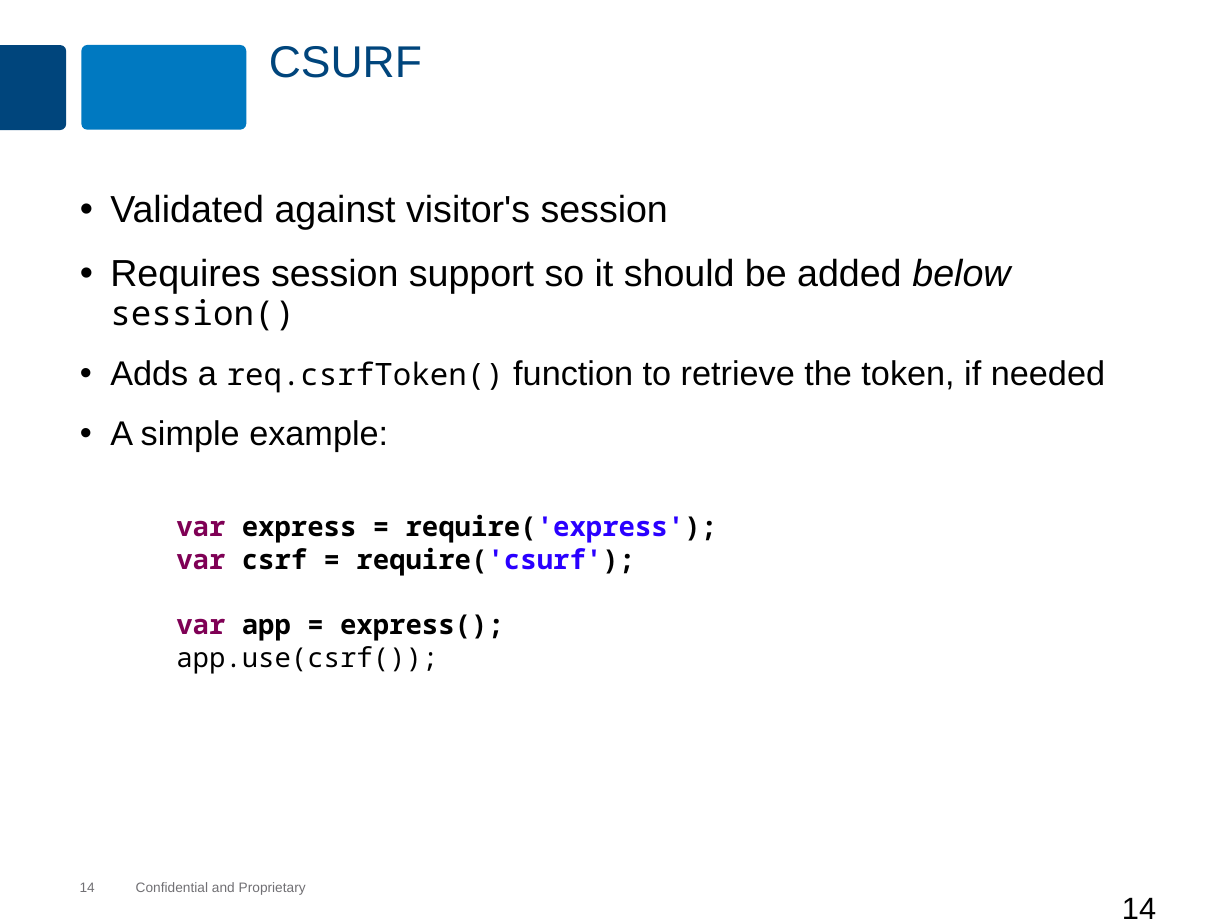
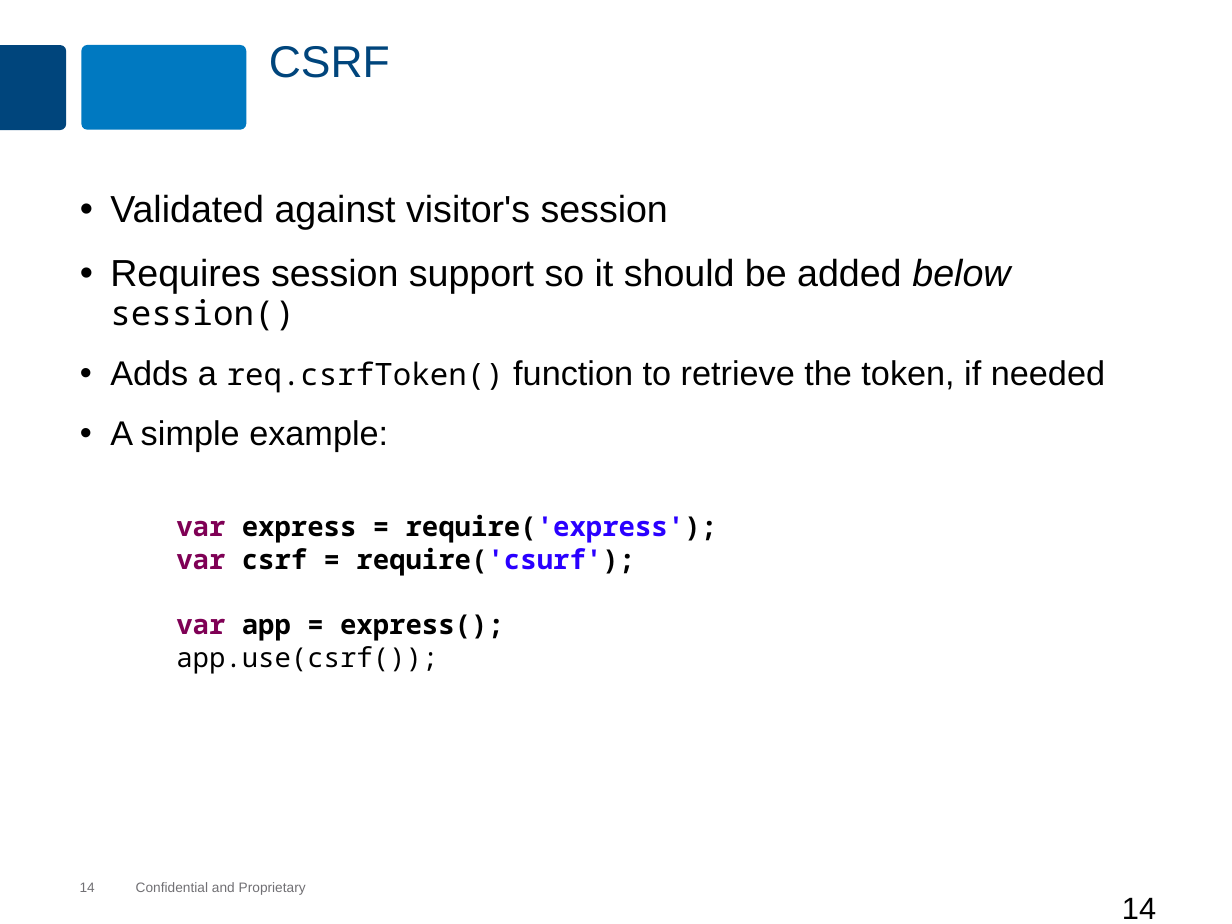
Before and after one commit to MaxMillington/nodePractice, a slide deck: slide 14 of node/lesson-60-express-middleware/express-middleware.pptx. Drawn at 1232x924 pixels with LibreOffice and Linux fonts; fonts in the diff are those of the drawing; background and template pictures are left out. Boxes give left, top, right and bottom in pixels: in the first picture for what was removed or moved away, otherwise in the second. Text is boxed around its words. In the diff, an @@ line names an element or a change of style, - is before the commit and + after.

```diff
--- a/node/lesson-60-express-middleware/express-middleware.pptx
+++ b/node/lesson-60-express-middleware/express-middleware.pptx
@@ title at (x1=269, y1=46, x2=390, y2=78): text changed @@
-CSURF
+CSRF
```
Also in this commit, not shown: 1 other file.
